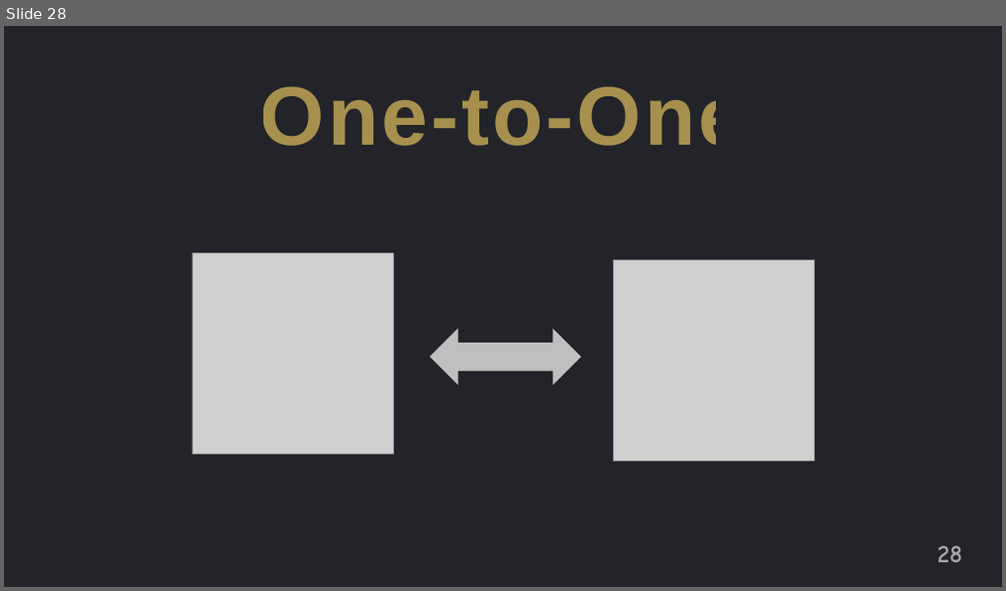
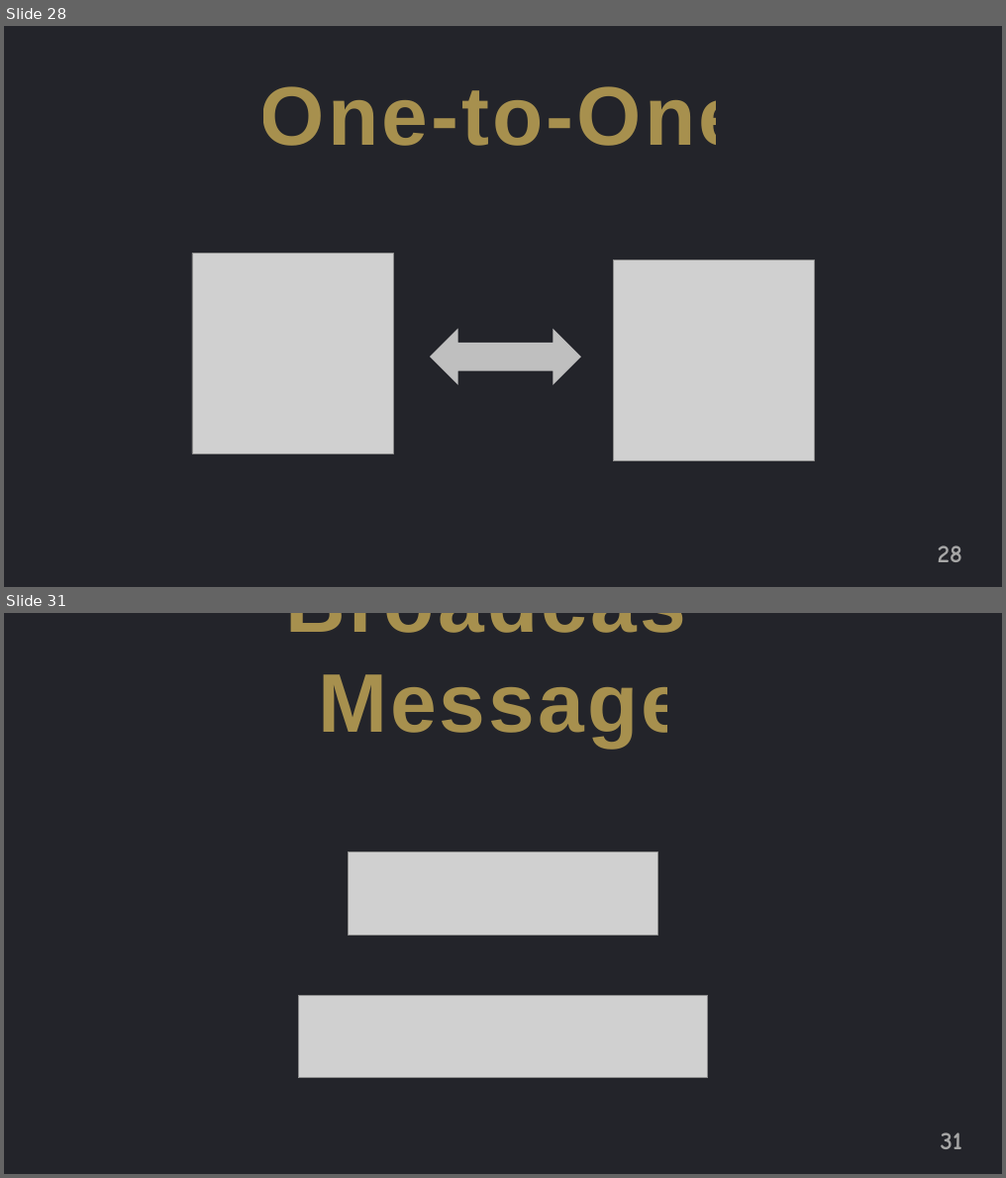
Before and after one commit to jguo108/My-Programming-Courses, a slide deck: Scratch for Newbies/Level2/1 Knock Knock/Note/Notes.pptx. Shown one above the other, each under a label of ours: slide 28 before the commit, slides 28 and 31 after it; the slides between them are not shown. The pictures are 1006x591 and 1006x1178 pixels, drawn with LibreOffice and Linux fonts; fonts in the diff are those of the drawing; grey boxes stand for pictures. Boxes give left, top, right and bottom in pixels: in the first picture for what was removed or moved away, otherwise in the second. Text is boxed around its words. In the diff, an @@ line names an element or a change of style, - is before the commit and + after.

```diff
--- a/Scratch for Newbies/Level2/1 Knock Knock/Note/Notes.pptx
+++ b/Scratch for Newbies/Level2/1 Knock Knock/Note/Notes.pptx
@@ slide 31 added at (4, 613, 1002, 1174), background #FFFFFF @@
@@ rectangle added at (4, 613, 1002, 1174), fill #23242A @@
@@ text added at (285, 613, 717, 747), 80 pt, text #FFD966 at 60% opacity, bold @@
+Broadcast Message
@@ picture added at (349, 853, 658, 935) @@
@@ picture added at (298, 995, 708, 1078) @@
@@ page number added at (941, 1133, 962, 1150), 24 pt, text #A6A6A6, bold @@
+31
```
Also in this commit, not shown: 3 slides changed, 18 other slides added, 3 slides removed, 20 other files.
